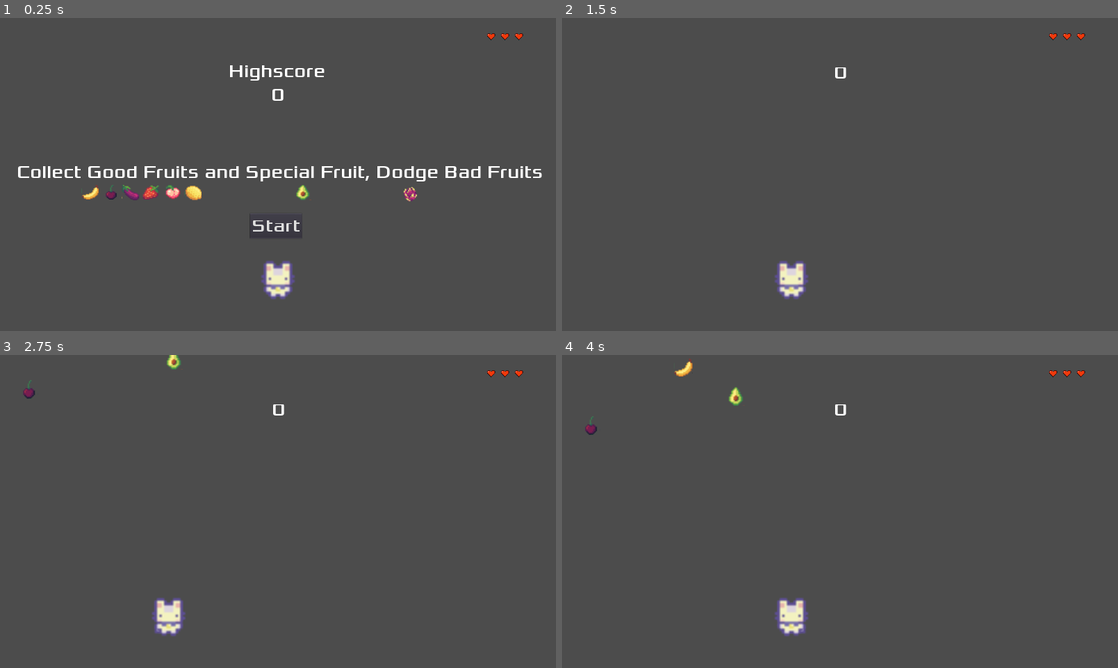
Above: before the commit, frames 1-4 (two rows, left to right).
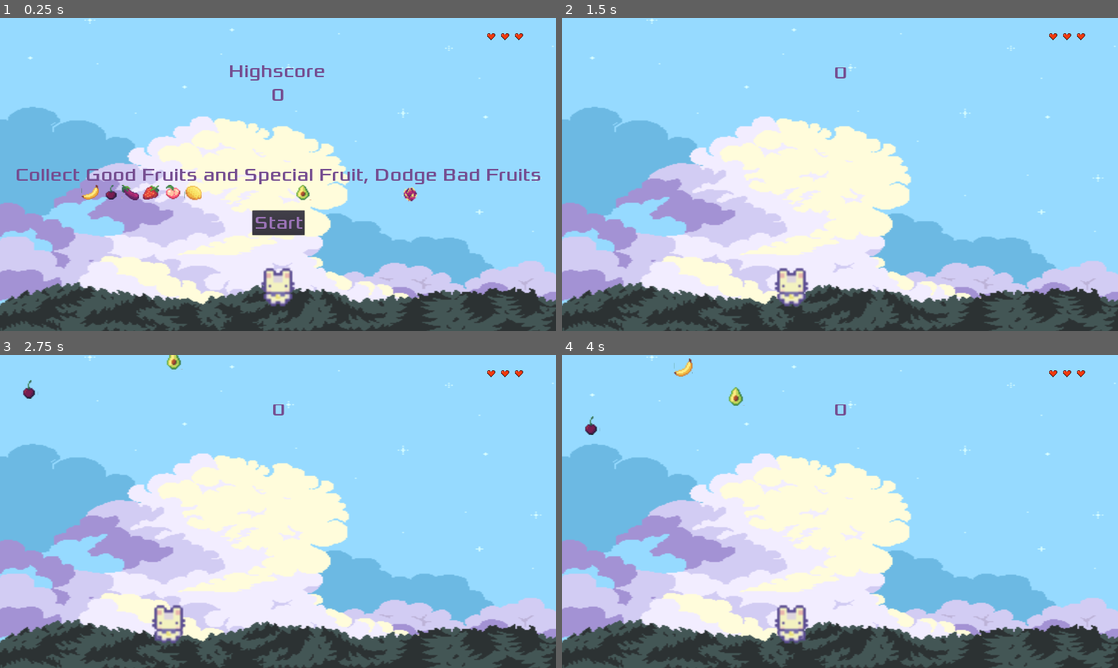
Above: after the commit, the same moments.

Repository: ColinKYuen/BQ-Game-Jam
Game: Godot game, scene res://Scenes/Main.tscn
Two runs of this game, one before a commit and one after it. Both use one fixed random seed, a clock stepped at 60 frames per second and the inputs below.
Inputs:
- Up to frame 1 (0.25 s): no input
- Up to frame 2 (1.5 s): click "Start" at 0.5 s; tap Enter at 1.25 s; hold D (move_right) from 1.28 s (still down)
- Up to frame 3 (2.75 s): release D (move_right) at 2.03 s; hold Left (move_left) from 2.03 s (still down)
- Up to frame 4 (4 s): release Left (move_left) at 2.78 s; hold D (move_right) from 2.78 s (still down)

The runs differ from the first frame. In frame 1, 92% of the frame differs, in the area x 0-100%, y 0-100%; in frame 2, 94%; in frame 3, 93%; in frame 4, 93%.

Commit message:
Background (#22)
* Add background, change font colours

* Fix special fruit hitbox

Diff:
--- a/Scenes/HUD.tscn
+++ b/Scenes/HUD.tscn
@@ -50,14 +50,15 @@
 script = ExtResource( 2 )
 
 [node name="StartButton" type="Button" parent="."]
-anchor_left = 0.496
-anchor_top = 0.703
-anchor_right = 0.496
-anchor_bottom = 0.703
-margin_left = -89.3201
-margin_top = -84.24
-margin_right = 90.6799
-margin_bottom = -0.23999
+anchor_left = 0.5
+anchor_top = 1.0
+anchor_right = 0.5
+anchor_bottom = 1.0
+margin_left = -88.0
+margin_top = -416.0
+margin_right = 92.0
+margin_bottom = -332.0
+custom_colors/font_color = Color( 0.607843, 0.45098, 0.717647, 1 )
 custom_fonts/font = SubResource( 1 )
 text = "Start"
 
@@ -68,6 +69,7 @@
 margin_top = 144.0
 margin_right = 164.0
 margin_bottom = 222.0
+custom_colors/font_color = Color( 0.458824, 0.301961, 0.564706, 1 )
 custom_fonts/font = SubResource( 1 )
 text = "Highscore
 "
@@ -82,6 +84,7 @@
 margin_top = 150.0
 margin_right = 22.5
 margin_bottom = 78.0
+custom_colors/font_color = Color( 0.458824, 0.301961, 0.564706, 1 )
 custom_fonts/font = SubResource( 1 )
 text = "0"
 align = 1
@@ -90,10 +93,9 @@
 anchor_top = 0.5
 anchor_right = 1.0
 anchor_bottom = 0.5
-margin_left = 5.0
-margin_top = -47.0
-margin_right = 5.0
-margin_bottom = 31.0
+margin_top = -39.0
+margin_bottom = 39.0
+custom_colors/font_color = Color( 0.458824, 0.301961, 0.564706, 1 )
 custom_fonts/font = SubResource( 1 )
 text = "Collect Good Fruits and Special Fruit, Dodge Bad Fruits"
 align = 1
--- a/Scenes/Main.tscn
+++ b/Scenes/Main.tscn
@@ -1,9 +1,10 @@
-[gd_scene load_steps=9 format=2]
+[gd_scene load_steps=10 format=2]
 
 [ext_resource path="res://Scenes/Player.tscn" type="PackedScene" id=1]
 [ext_resource path="res://Scripts/Main.gd" type="Script" id=2]
 [ext_resource path="res://Scenes/HUD.tscn" type="PackedScene" id=3]
 [ext_resource path="res://Sprout Lands - Sprites - Basic pack/Characters/Basic Charakter Spritesheet.png" type="Texture" id=4]
+[ext_resource path="res://art/s4m_ur4i-bg_clouds.png" type="Texture" id=5]
 
 [sub_resource type="AtlasTexture" id=5]
 flags = 4
@@ -32,7 +33,8 @@
 script = ExtResource( 2 )
 
 [node name="Player" parent="." instance=ExtResource( 1 )]
-position = Vector2( 960, 900 )
+position = Vector2( 960, 925 )
+z_index = 1
 
 [node name="AnimatedSprite" type="AnimatedSprite" parent="Player"]
 position = Vector2( 0, 1 )
@@ -42,6 +44,11 @@
 
 [node name="HUD" parent="." instance=ExtResource( 3 )]
 
+[node name="Background" type="Sprite" parent="."]
+position = Vector2( 962, 534 )
+scale = Vector2( 5.27601, 3.34261 )
+texture = ExtResource( 5 )
+
 [connection signal="start_game" from="HUD" to="." method="new_game"]
 [connection signal="start_game" from="HUD" to="Player" method="new_game"]
 [connection signal="start_game" from="HUD" to="HUD" method="_on_HUD_start_game"]
--- a/Scenes/SpecialFruit.tscn
+++ b/Scenes/SpecialFruit.tscn
@@ -4,7 +4,7 @@
 [ext_resource path="res://art/Fruit+.png" type="Texture" id=2]
 
 [sub_resource type="RectangleShape2D" id=1]
-extents = Vector2( 30.5, 29.5 )
+extents = Vector2( 6, 6 )
 
 [node name="SpecialFruit" type="Area2D"]
 scale = Vector2( 4, 4 )
Binary file added: art/s4m_ur4i-bg_clouds.png
Not shown, added: art/s4m_ur4i-bg_clouds.png.import
